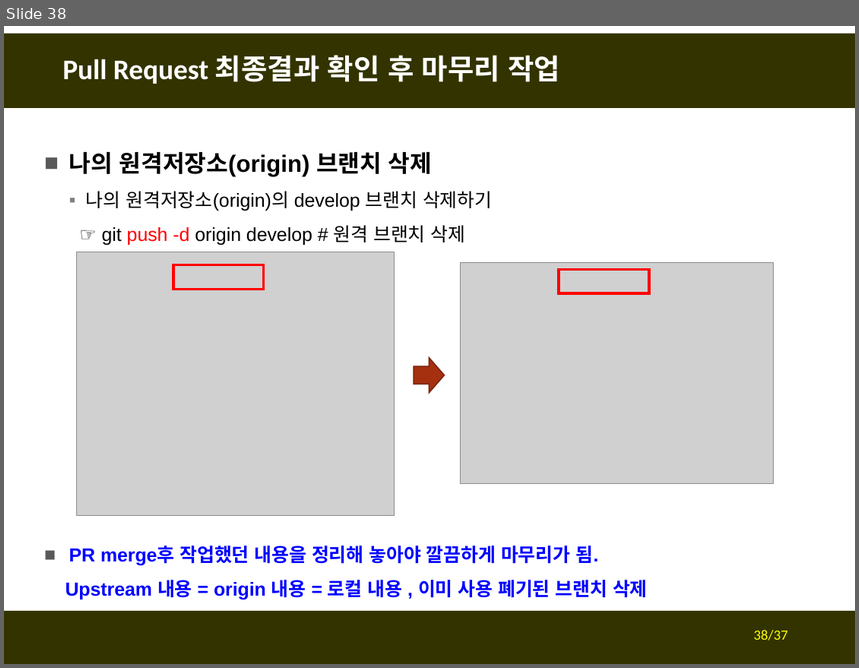
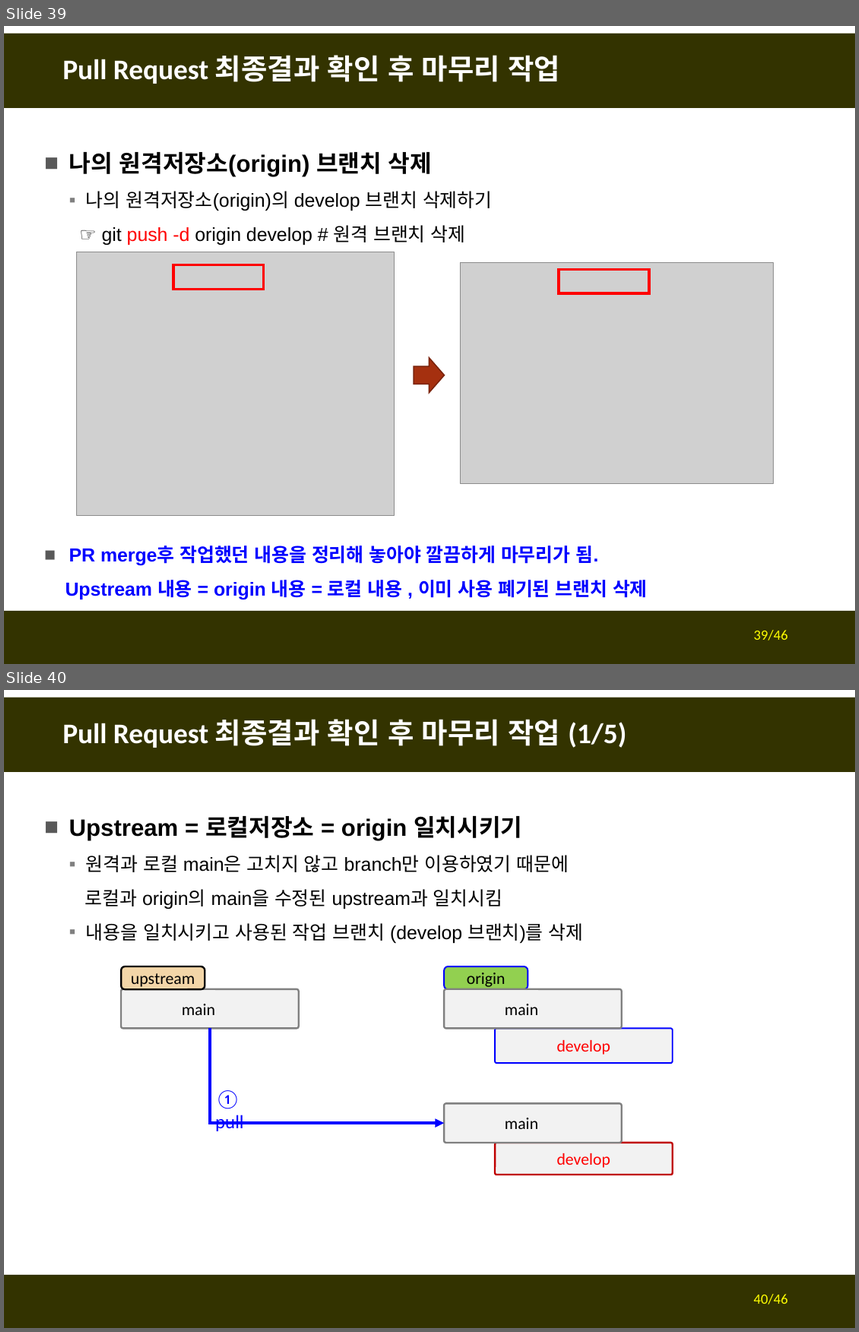
Before and after one commit to fasthill/github-lecture, a slide deck: git및github첫걸음3-forkclonePR.pptx. Shown one above the other, each under a label of ours: slide 38 before the commit, slides 39 and 40 after it. The pictures are 859x668 and 859x1332 pixels, drawn with LibreOffice and Linux fonts; fonts in the diff are those of the drawing; grey boxes stand for pictures. Boxes give left, top, right and bottom in pixels: in the first picture for what was removed or moved away, otherwise in the second. Text is boxed around its words. In the diff, an @@ line names an element or a change of style, - is before the commit and + after.

```diff
--- a/git및github첫걸음3-forkclonePR.pptx
+++ b/git및github첫걸음3-forkclonePR.pptx
@@ slide 40 added at bbox=[4, 690, 855, 1328], background #FFFFFF; not listed: 2 template elements that a slide beside it also shows @@
@@ title added at bbox=[63, 719, 626, 748], 24 pt, text #FFFFFF, bold @@
+Pull Request 최종결과 확인 후 마무리 작업 (1/5)
@@ text added at bbox=[69, 816, 584, 943], 16 pt, text #000000 @@
+■ Upstream = 로컬저장소 = origin 일치시키기
+  ▪ 원격과 로컬 main은 고치지 않고 branch만 이용하였기 때문에
+  로컬과 origin의 main을 수정된 upstream과 일치시킴
+  ▪ 내용을 일치시키고 사용된 작업 브랜치 (develop 브랜치)를 삭제
@@ rounded rectangle added at bbox=[122, 967, 205, 989], fill #F3D6A8, outline #000000 1.5 pt, 14 pt, text #000000 @@
+upstream
@@ rounded rectangle added at bbox=[444, 967, 528, 989], fill #92D050, outline #0000FF 1.25 pt, 14 pt, text #000000 @@
+origin
@@ rounded rectangle added at bbox=[122, 989, 300, 1029], fill #F2F2F2, outline #808080 1.5 pt, 14 pt, text #000000 @@
+main
@@ rounded rectangle added at bbox=[444, 989, 622, 1029], fill #F2F2F2, outline #808080 1.5 pt, 14 pt, text #000000 @@
+main
@@ elbow arrow added from (210, 1029) to (444, 1123), #0000FF 2.5 pt @@
@@ rounded rectangle added at bbox=[495, 1029, 673, 1064], fill #F2F2F2, outline #0000FF 1.25 pt, 14 pt, text #FF0000 @@
+develop
@@ text added at bbox=[215, 1091, 243, 1132], 16 pt, text #0000FF @@
+① pull
@@ rounded rectangle added at bbox=[444, 1103, 622, 1143], fill #F2F2F2, outline #808080 1.5 pt, 14 pt, text #000000 @@
+main
@@ rounded rectangle added at bbox=[495, 1143, 673, 1175], fill #F2F2F2, outline #C00000 1.5 pt, 14 pt, text #FF0000 @@
+develop
@@ page number added at bbox=[754, 1294, 788, 1305], 12 pt, text #FFFF00 @@
+40/46
@@ what was slide 38 is now slide 39 @@
@@ page number at bbox=[754, 630, 788, 641]: text changed @@
-38/37
+39/46
```
Also in this commit, not shown: 3 slides changed, 6 other slides added, 1 other file.
